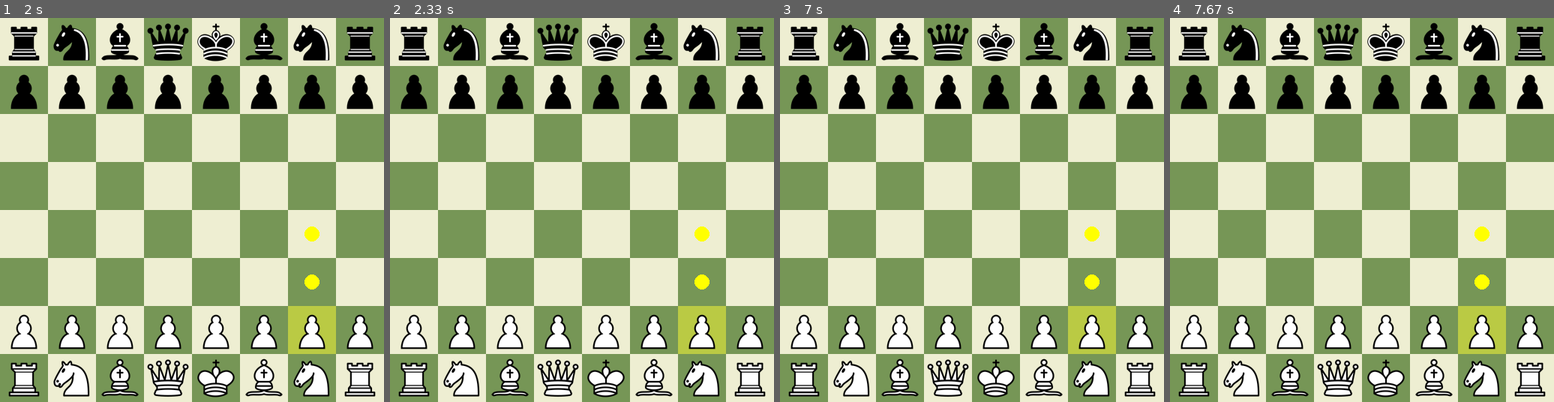
Above: before the commit, frames 1-4 (left to right).
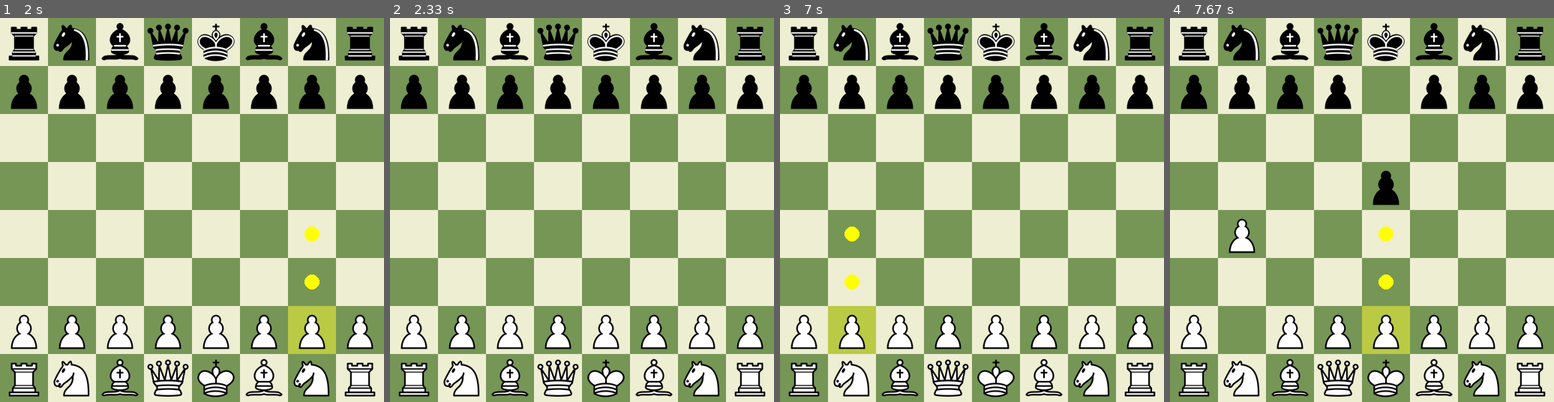
Above: after the commit, the same moments.

Repository: LeQuangMien10/ChessAI
Game: pygame game, started from main.py
Same seed, same stepped clock (60 frames per second), same inputs: the game is played once before the commit and once after it.
Inputs (mouse positions are in pixels of both pictures, inside the frame that each line leads up to):
- Up to frame 1 (2 s): click (334, 344) at 1.88 s
- Up to frame 2 (2.33 s): click (589, 79) at 2.22 s
- Up to frame 3 (7 s): click (952, 309) at 2.55 s; click (960, 144) at 2.88 s; click (1106, 309) at 3.72 s; click (1091, 202) at 4.05 s; click (856, 352) at 6.88 s
- Up to frame 4 (7.67 s): click (1242, 233) at 7.22 s; click (1385, 317) at 7.55 s

Frame 1 is identical in both runs. In frame 2, 1.4% of the frame differs, in the area x 75-88%, y 54-88%; in frame 3, 2.9%; in frame 4, 4.5%, in the area x 15-88%, y 14-88%.

Commit message:
Fixed some bugs

Diff:
--- a/main.py
+++ b/main.py
@@ -39,14 +39,14 @@
                     draw_pieces(screen, board)
 
                     pygame.display.flip()
-                    selected_square = None
-                    legal_moves = []
                     pygame.event.pump()
 
                     if not board.is_game_over():
                         best_move = get_best_move(board, depth=3)
                         if best_move:
                             board.push(best_move)
+                selected_square = None
+                legal_moves = []
 
 
 pygame.quit()
